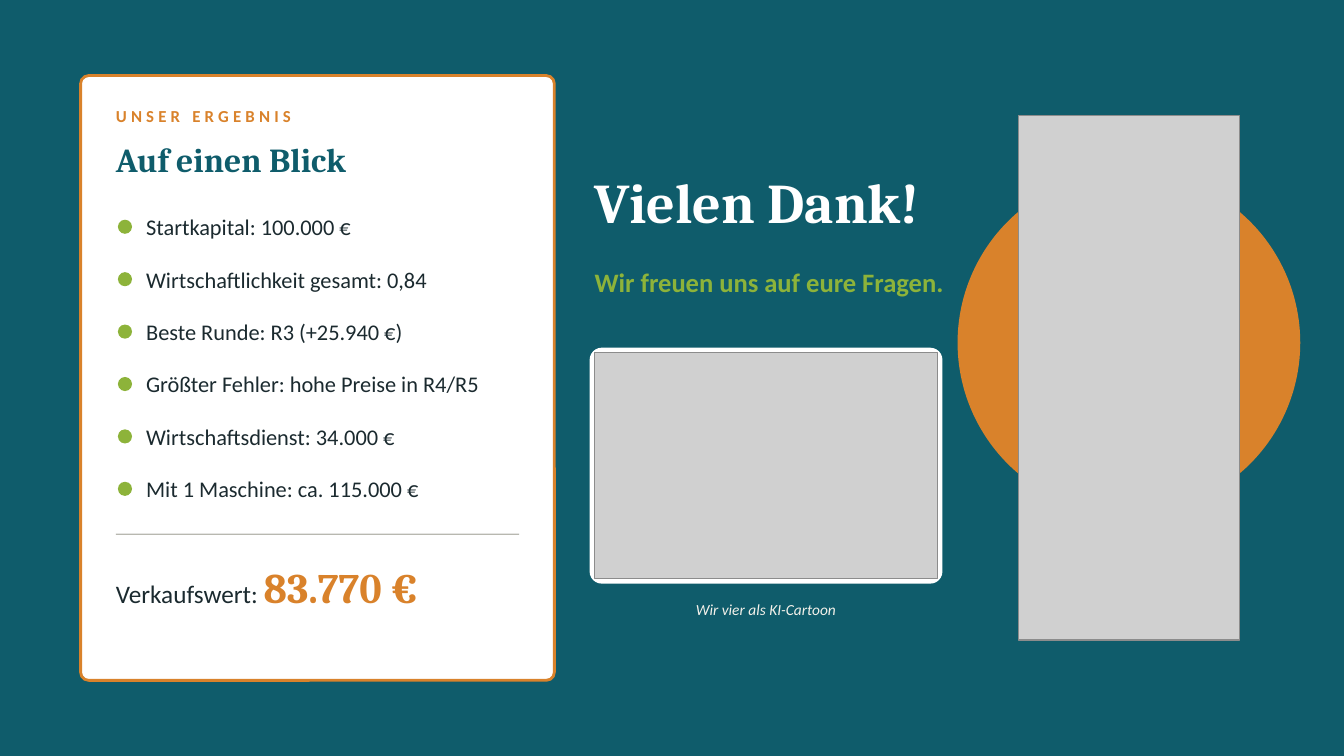
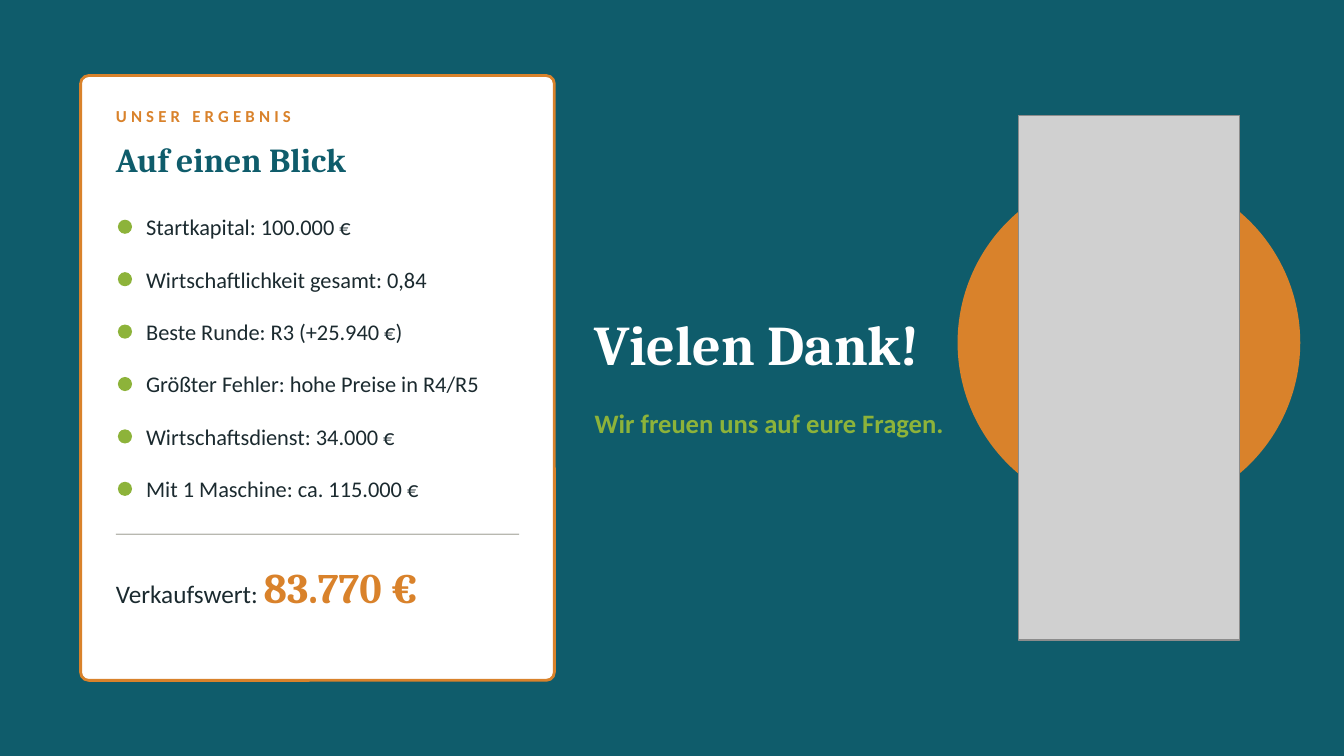
Before and after one commit to jofy0002/claude-workspace, a slide deck: slide 12 of endpraesentation/Elbharz_Endpraesentation.pptx. Drawn at 1344x756 pixels with LibreOffice and Linux fonts; fonts in the diff are those of the drawing; grey boxes stand for pictures. Boxes give left, top, right and bottom in pixels: in the first picture for what was removed or moved away, otherwise in the second. Text is boxed around its words. In the diff, an @@ line names an element or a change of style, - is before the commit and + after.

```diff
--- a/endpraesentation/Elbharz_Endpraesentation.pptx
+++ b/endpraesentation/Elbharz_Endpraesentation.pptx
@@ text "Vielen Dank!": place and size @@
-text "Vielen Dank!" at bbox=[595, 184, 920, 224]
+text "Vielen Dank!" at bbox=[595, 326, 920, 366]
@@ rounded rectangle removed at bbox=[590, 348, 943, 584] @@
@@ picture removed at bbox=[595, 353, 938, 579] @@
@@ text "Wir freuen uns auf eure ...": place and size @@
-text "Wir freuen uns auf eure ..." at bbox=[595, 273, 943, 297]
+text "Wir freuen uns auf eure ..." at bbox=[595, 414, 943, 438]
@@ text removed at bbox=[696, 604, 836, 615] @@
-Wir vier als KI-Cartoon
```
Also in this commit, not shown: 2 other slides changed, 5 other files.
